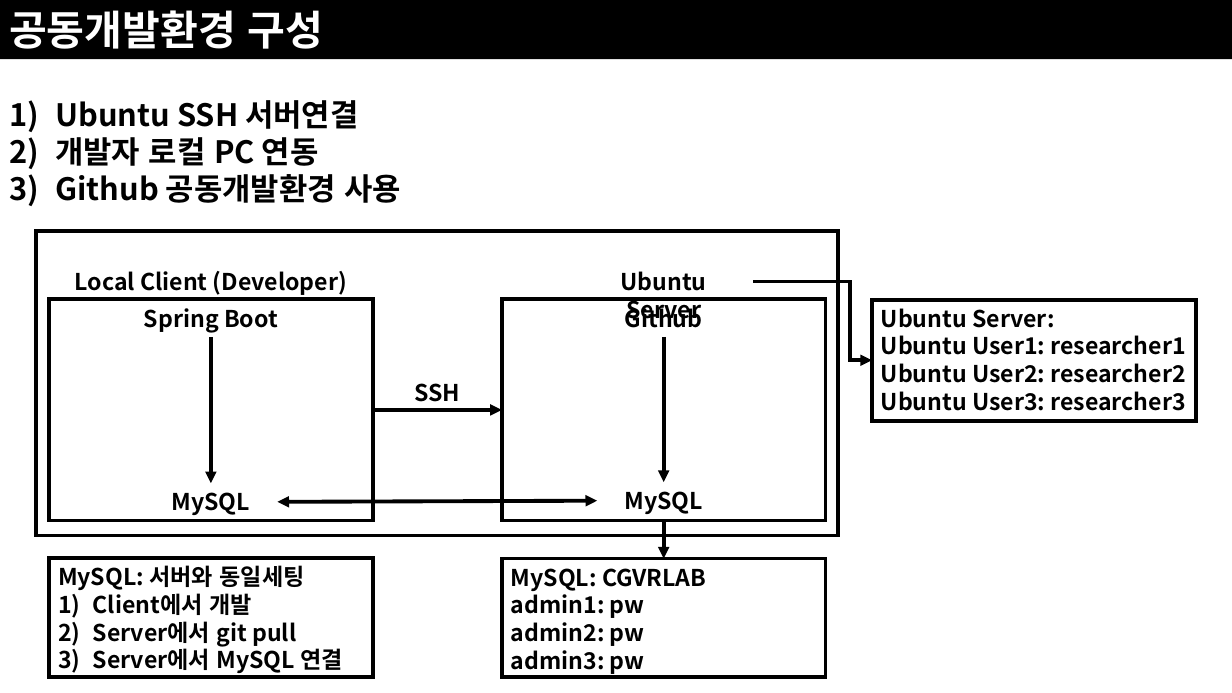
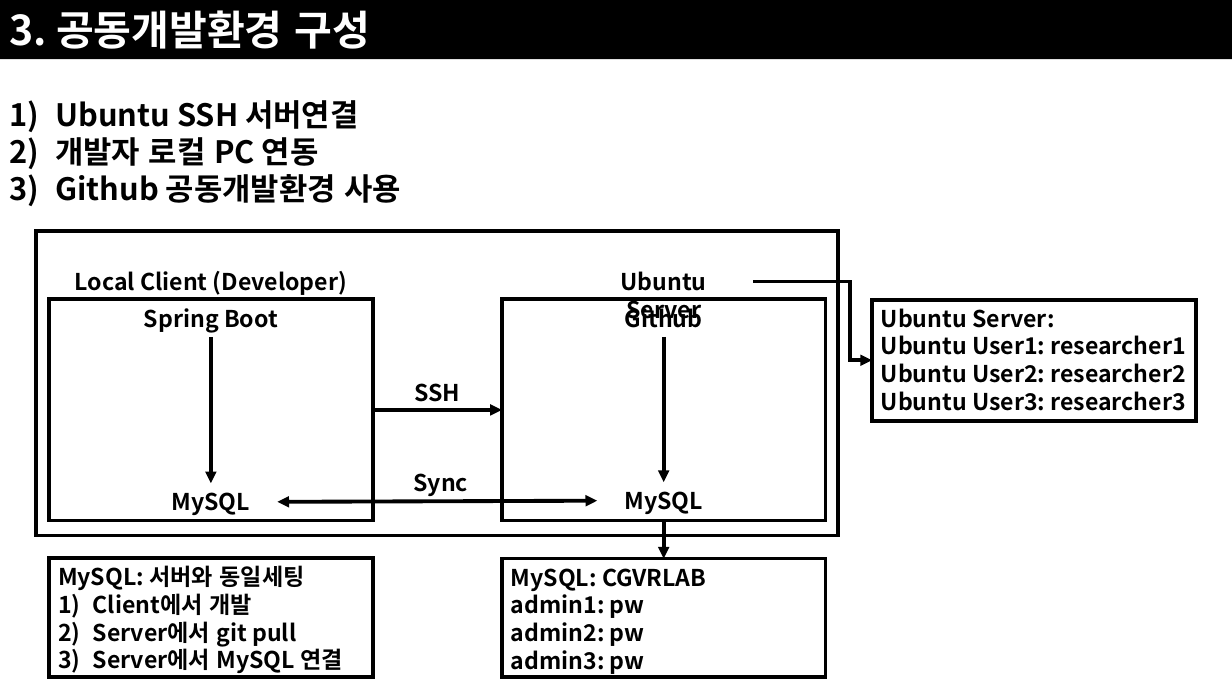
Before and after one commit to JoSihun/CGVR_Lab, a slide deck: slide 4 of documents/01_프로젝트_개발계획.pptx. Drawn at 1232x693 pixels with LibreOffice and Linux fonts; fonts in the diff are those of the drawing. Boxes give left, top, right and bottom in pixels: in the first picture for what was removed or moved away, otherwise in the second. Text is boxed around its words. In the diff, an @@ line names an element or a change of style, - is before the commit and + after.

```diff
--- a/documents/01_프로젝트_개발계획.pptx
+++ b/documents/01_프로젝트_개발계획.pptx
@@ text in rectangle at <box>9,10,370,49</box>: text changed @@
-공동개발환경 구성
+3. 공동개발환경 구성
@@ text added at <box>414,473,469,496</box>, 18 pt, text #000000, bold @@
+Sync
```
Also in this commit, not shown: 23 other slides changed, 7 slides added, 4 slides removed.
